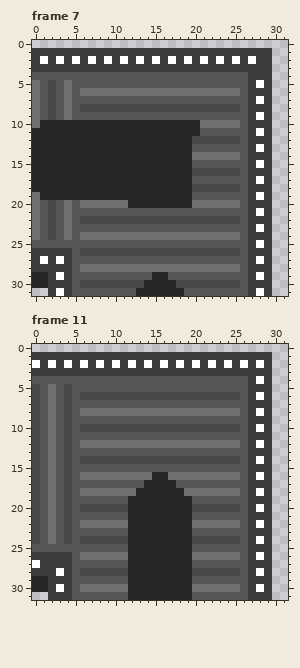
Two versions of one pixel-art file, Assets/Sprites/Conveyors/up left curve conv.aseprite. The first picture shows the starting point.
32x32 pixels, 11 frames. Shown: frame 7, frame 11. The commit also changed other frames, which this record leaves out.
Now the later version:
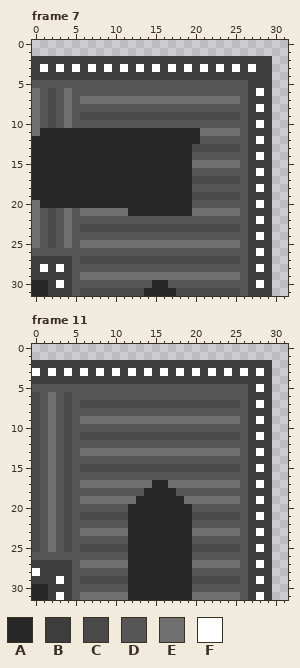
Palette (. is transparent): A #272727  B #3d3d3d  C #494949  D #565656  E #707070  F #ffffff
Changes in this commit:
Changed rows in their new state; - is an unchanged pixel.
Frame 7, layers "Layer 7", "down part", "Layer 6 Copy":
first column x 0:
 1 ..............................
 2 -B-B-B-B-B-B-B-B-B-B-B-B-B-B--
 3 -F-F-F-F-F-F-F-F-F-F-F-F-F-F--
 4 BBBBBBBBBBBBBBBBBBBBBBBBBBB---
 5 D-D-D-----------------------B-
 6 ------DDDDDDDDDDDDDDDDDDDD--F-
 7 ------EEEEEEEEEEEEEEEEEEEE--B-
 8 ------DDDDDDDDDDDDDDDDDDDD--F-
 9 ------CCCCCCCCCCCCCCCCCCCC--B-
10 -DCDEDDDDDDDDDDDDDDDDDDDDD--F-
11 E--------------------EEEEE--B-
12 --------------------ADDDDD--F-
13 --------------------CCCCCC--B-
14 --------------------DDDDDD--F-
15 --------------------EEEEEE--B-
16 --------------------DDDDDD--F-
17 --------------------CCCCCC--B-
18 --------------------DDDDDD--F-
19 A-------------------CCCCCC--B-
20 -AAAAAAAAAAA--------DDDDDD--F-
21 ------EEEEEEAAAAAAAAEEEEEE--B-
22 ------DDDDDDDDDDDDDDDDDDDD--F-
23 ------CCCCCCCCCCCCCCCCCCCC--B-
24 ------DDDDDDDDDDDDDDDDDDDD--F-
25 E-C-E-EEEEEEEEEEEEEEEEEEEE--B-
26 DDDDD-DDDDDDDDDDDDDDDDDDDD--F-
27 -B-B--CCCCCCCCCCCCCCCCCCCC--B-
28 -F-F--DDDDDDDDDDDDDDDDDDDD--F-
29 BB-B--EEEEEEEEEEEEEEEEEEEE--B-
30 ---F--DDDDDDDDD--DDDDDDDDD--F-
31 AA-B--CCCCCCCC----CCCCCCCC--B-
Frame 11, layers "Layer 7", "down part", "Layer 6 Copy":
first column x 0:
 1 ..............................
 2 B-B-B-B-B-B-B-B-B-B-B-B-B-B-B-
 3 F-F-F-F-F-F-F-F-F-F-F-F-F-F-F-
 4 BBBBBBBBBBBBBBBBBBBBBBBBBBB-B-
 5 D-D-D-----------------------F-
 6 ------DDDDDDDDDDDDDDDDDDDD--B-
 7 ------CCCCCCCCCCCCCCCCCCCC--F-
 8 ------DDDDDDDDDDDDDDDDDDDD--B-
 9 ------EEEEEEEEEEEEEEEEEEEE--F-
10 ------DDDDDDDDDDDDDDDDDDDD--B-
11 ------CCCCCCCCCCCCCCCCCCCC--F-
12 ------DDDDDDDDDDDDDDDDDDDD--B-
13 ------EEEEEEEEEEEEEEEEEEEE--F-
14 ------DDDDDDDDDDDDDDDDDDDD--B-
15 ------CCCCCCCCCCCCCCCCCCCC--F-
16 ------DDDDDDDDDDDDDDDDDDDD--B-
17 ------EEEEEEEEE--EEEEEEEEE--F-
18 ------DDDDDDDD----DDDDDDDD--B-
19 ------EEEEEEE------EEEEEEE--F-
20 ------DDDDDD--------DDDDDD--B-
21 ------CCCCCC--------CCCCCC--F-
22 ------DDDDDD--------DDDDDD--B-
23 ------EEEEEE--------EEEEEE--F-
24 ------DDDDDD--------DDDDDD--B-
25 C-E-C-CCCCCC--------CCCCCC--F-
26 DDDDD-DDDDDD--------DDDDDD--B-
27 B-----EEEEEE--------EEEEEE--F-
28 F--B--DDDDDD--------DDDDDD--B-
29 BB-F--CCCCCC--------CCCCCC--F-
30 ---B--DDDDDD--------DDDDDD--B-
31 AA-F--EEEEEE--------EEEEEE--F-
